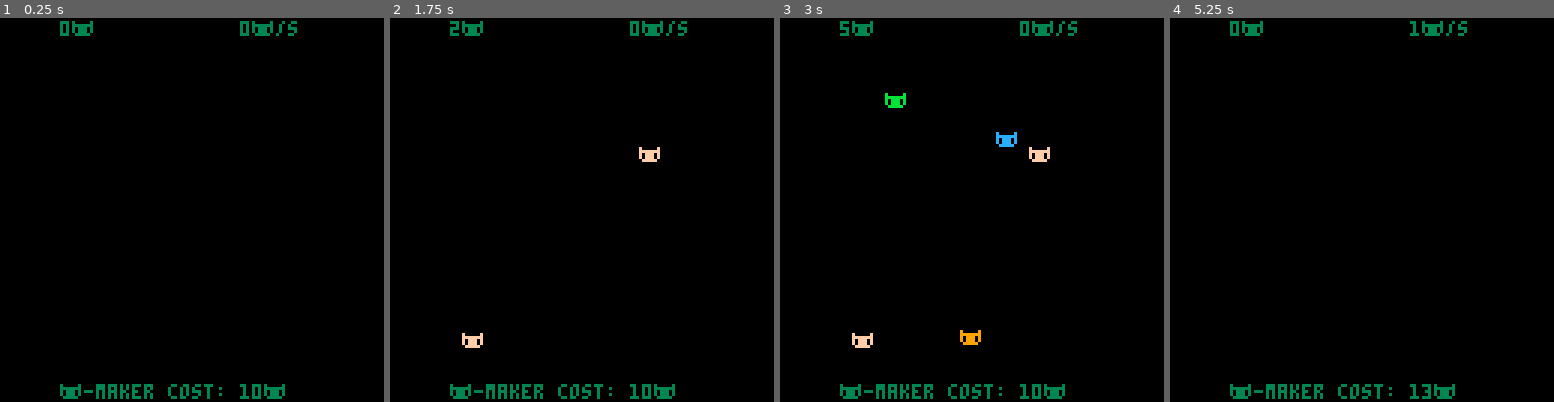
Above: before the commit, frames 1-4 (left to right).
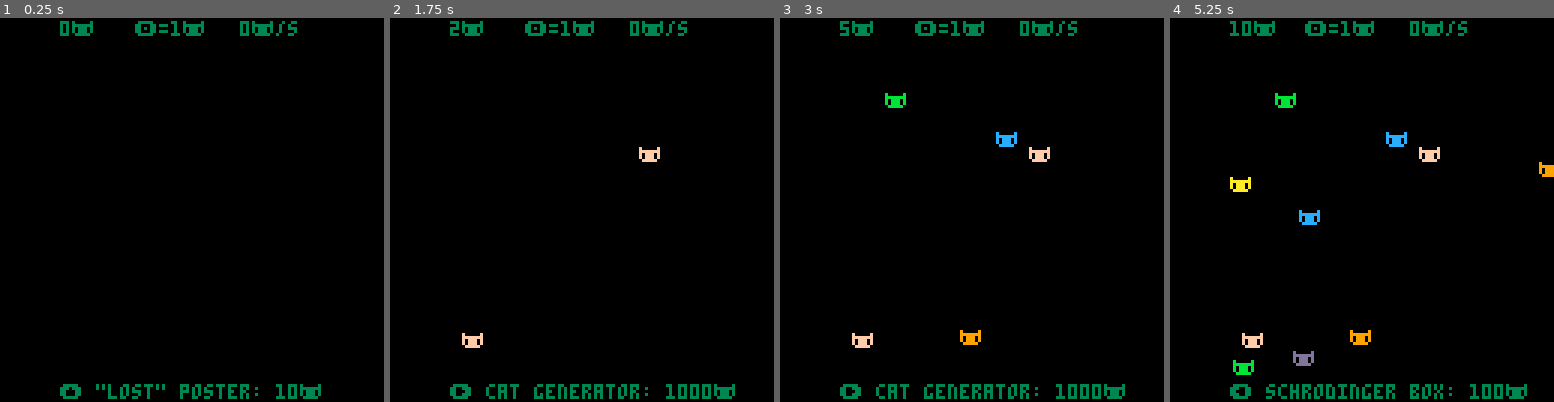
Above: after the commit, the same moments.

Repository: cpiod/catpocalypse
Game: PICO-8 cartridge catpocalypse.p8
The game is run twice, just before and just after one commit, with the same random seed, the same clock (stepped at 60 frames per second) and the same inputs.
Inputs:
- Up to frame 1 (0.25 s): no input
- Up to frame 2 (1.75 s): tap X (X key) at 0.33, 1.07 s; tap O (Z key) at 0.7, 1.7 s; hold Right from 1.6 s (still down)
- Up to frame 3 (3 s): tap X (X key) at 1.85, 2.97 s; release Right at 2.1 s; tap O (Z key) at 2.1, 2.5, 2.9 s; hold Up 2.15-2.42 s; hold Right from 2.47 s (still down)
- Up to frame 4 (5.25 s): release Right at 3.03 s; hold Left 3.08-3.58 s; tap O (Z key) every 0.4 s from 3.3 to 4.9 s; hold Down 3.63-3.97 s; hold Right 4.02-4.68 s; tap X (X key) at 4.08, 5.2 s; hold Up 4.73-5.03 s; hold Left from 5.08 s (still down)

The runs differ from the first frame. In frame 1, 1.5% of the frame differs, in the area x 15-84%, y 0-100%; in frame 2, 1.7%; in frame 3, 1.7%; in frame 4, 3.2%, in the area x 15-100%, y 0-100%.

Commit message:
Playable version

Diff:
--- a/catpocalypse.p8
+++ b/catpocalypse.p8
@@ -2,18 +2,25 @@
 version 18
 __lua__
 c={}
+g={1,2,0,3}g[8]=4
+t={"⬅️ schrodinger box: ","➡️ cat generator: ","⬆️ \"lost\" poster: ","⬇️ mega-click: "}
+m=1
 d=0
-l=0
 n=0
-p=10
+p={100,1000,10,50}
+q={2,4,1,0}
+r={0,0,0,1}
+s=3
 ::_::
 n+=d/30
 b=a
+u=g[btn()]
+if(u)s=u
 a=btn(4)
-if(a and a!=b)n+=1
-if(btn(5) and #c>=p)n-=p d+=1 p=flr(p*1.4) l+=1
+if(a and a!=b)n+=m
+if(btn(5) and #c>=p[s])n-=p[s] d+=q[s] m+=r[s] p[s]=flr(p[s]*1.4)
 while n<0 do
-del(c,c[1])
+del(c,c[#c])
 n+=1
 end
 while n>=1 do
@@ -24,9 +31,10 @@
 for e in all(c) do
 ?"🐱",e.x,e.y,e.c
 end
-?#c.."🐱 ",20,1,3
+?#c.."🐱",20,1,3
+?"🅾️="..m.."🐱",45,1,3
 ?d.."🐱/s",80,1,3
-?"🐱-maker cost: "..p.."🐱",20,122,3
+?t[s]..p[s].."🐱",20,122,3
 flip()
 goto _
 __gfx__
